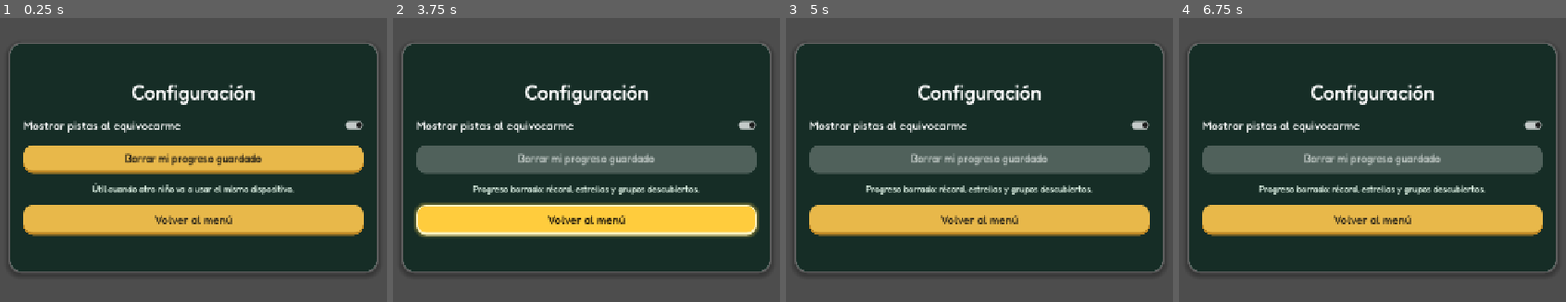
Above: before the commit, frames 1-4 (left to right).
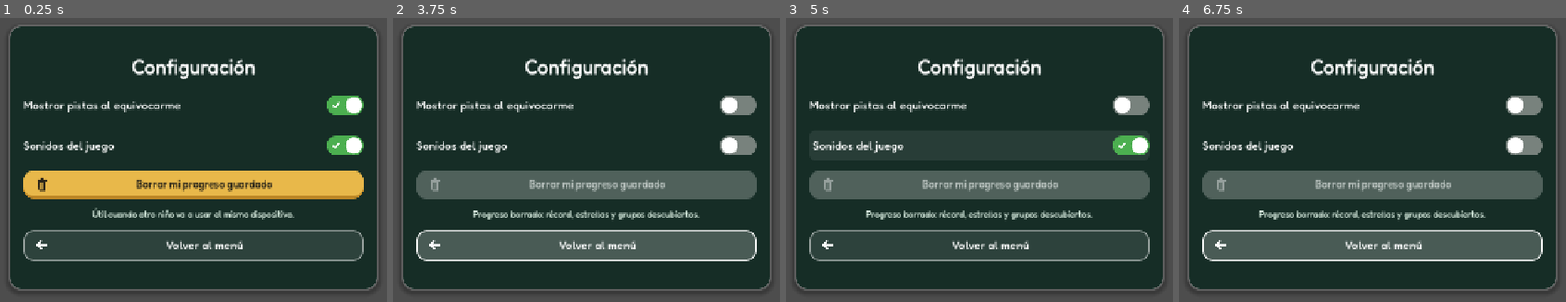
Above: after the commit, the same moments.

Repository: Rcongo01/produccion-videojuegos-2026-2
Game: Godot game, scene res://src/scenes/config/config_panel.tscn
The game is run twice, just before and just after one commit, with the same random seed, the same clock (stepped at 60 frames per second) and the same inputs. This scene is started directly instead of the project's main scene.
Inputs (mouse positions are in pixels of both pictures, inside the frame that each line leads up to):
- Up to frame 1 (0.25 s): no input
- Up to frame 2 (3.75 s): click "Mostrar pistas al equivocarme" (after the commit: "Sonidos del juego") at 0.5 s; click "Mostrar pistas al equivocarme" at 1.25 s; click "Borrar mi progreso guardado" at 2 s; click "¿Seguro? Toca otra vez para b…" at 2.75 s; click "Volver al menú" at 3.5 s
- Up to frame 3 (5 s): tap Enter at 4.25 s; move the mouse to (1142, 137) at 4.27 s; hold D (move_right) from 4.28 s (still down); click (1142, 137) at 4.35 s
- Up to frame 4 (6.75 s): tap Space at 5, 6.5 s; move the mouse to (1225, 179) at 5.02 s; release D (move_right) at 5.03 s; hold A (move_left) 5.03-5.78 s; click (1225, 179) at 5.1 s; tap Enter at 5.75 s; move the mouse to (1446, 66) at 5.77 s; hold D (move_right) from 5.78 s (still down); click (1446, 66) at 5.85 s; move the mouse to (1333, 242) at 6.52 s; click (1333, 242) at 6.6 s

The runs differ from the first frame. In frame 1, 44% of the frame differs, in the area x 2-98%, y 2-96%; in frame 2, 50%; in frame 3, 42%; in frame 4, 49%.

Commit message:
feat: ux refinement

Diff:
--- a/src/scenes/album/album_panel.tscn
+++ b/src/scenes/album/album_panel.tscn
@@ -2,8 +2,11 @@
 
 [ext_resource type="Script" path="res://src/scenes/album/album_panel.gd" id="1_album"]
 [ext_resource type="PackedScene" path="res://src/components/navigation/button_nav.tscn" id="2_nav"]
+[ext_resource type="Theme" path="res://src/assets/ui/ui_theme.tres" id="th_ui"]
+[ext_resource type="Texture2D" path="res://src/assets/ui/icons/back.png" id="ic_back"]
 
 [node name="AlbumPanel" type="Control"]
+theme = ExtResource("th_ui")
 layout_mode = 3
 anchors_preset = 15
 anchor_right = 1.0
@@ -50,6 +53,8 @@
 columns = 3
 
 [node name="BtnBack" parent="VBox" instance=ExtResource("2_nav")]
+theme_type_variation = &"SecondaryButton"
+icon = ExtResource("ic_back")
 custom_minimum_size = Vector2(260, 52)
 layout_mode = 2
 size_flags_horizontal = 4
--- a/src/scenes/config/config_panel.gd
+++ b/src/scenes/config/config_panel.gd
@@ -1,9 +1,11 @@
 # res://src/scenes/config/config_panel.gd
 # Lab 4: la preferencia de pistas vive en GlobalManager (vía EventBus).
 # Lab 7: la preferencia se guarda en disco y se puede borrar el progreso (doble toque para confirmar).
+# Lab 8: opción para activar o desactivar los sonidos; el ícono de papelera refuerza "eliminar".
 extends Control
 
 @onready var chk_pistas: CheckButton = $Card/VBox/ChkPistas
+@onready var chk_sonido: CheckButton = $Card/VBox/ChkSonido
 @onready var btn_reset: Button = $Card/VBox/BtnReset
 @onready var lbl_reset: Label = $Card/VBox/LblReset
 
@@ -12,8 +14,13 @@
 
 func _ready() -> void:
 	chk_pistas.button_pressed = GlobalManager.settings["show_hints"]
+	chk_sonido.button_pressed = GlobalManager.settings["sound_enabled"]
 	chk_pistas.toggled.connect(func(activo: bool) -> void:
 		EventBus.hints_toggled.emit(activo)
+	)
+	chk_sonido.toggled.connect(func(activo: bool) -> void:
+		EventBus.sound_toggled.emit(activo)
+		EventBus.sound_requested.emit("click")
 	)
 	btn_reset.pressed.connect(_on_reset_pressed)
 
--- a/src/scenes/config/config_panel.tscn
+++ b/src/scenes/config/config_panel.tscn
@@ -1,9 +1,15 @@
-[gd_scene load_steps=3 format=3]
+[gd_scene load_steps=5 format=3]
 
+[ext_resource type="Texture2D" path="res://src/assets/ui/icons/toggle_on.png" id="ic_ton"]
+[ext_resource type="Texture2D" path="res://src/assets/ui/icons/toggle_off.png" id="ic_toff"]
 [ext_resource type="Script" path="res://src/scenes/config/config_panel.gd" id="1_cfg"]
 [ext_resource type="PackedScene" path="res://src/components/navigation/button_nav.tscn" id="2_nav"]
+[ext_resource type="Theme" path="res://src/assets/ui/ui_theme.tres" id="th_ui"]
+[ext_resource type="Texture2D" path="res://src/assets/ui/icons/trash.png" id="ic_trash"]
+[ext_resource type="Texture2D" path="res://src/assets/ui/icons/back.png" id="ic_back"]
 
 [node name="ConfigPanel" type="Control"]
+theme = ExtResource("th_ui")
 layout_mode = 3
 anchors_preset = 15
 anchor_right = 1.0
@@ -21,9 +27,9 @@
 anchor_right = 0.5
 anchor_bottom = 0.5
 offset_left = -320.0
-offset_top = -200.0
+offset_top = -230.0
 offset_right = 320.0
-offset_bottom = 200.0
+offset_bottom = 230.0
 grow_horizontal = 2
 grow_vertical = 2
 
@@ -39,12 +45,23 @@
 horizontal_alignment = 1
 
 [node name="ChkPistas" type="CheckButton" parent="Card/VBox"]
+theme_override_icons/checked = ExtResource("ic_ton")
+theme_override_icons/unchecked = ExtResource("ic_toff")
 layout_mode = 2
 theme_override_font_sizes/font_size = 20
 button_pressed = true
 text = "Mostrar pistas al equivocarme"
 
+[node name="ChkSonido" type="CheckButton" parent="Card/VBox"]
+theme_override_icons/checked = ExtResource("ic_ton")
+theme_override_icons/unchecked = ExtResource("ic_toff")
+layout_mode = 2
+theme_override_font_sizes/font_size = 20
+button_pressed = true
+text = "Sonidos del juego"
+
 [node name="BtnReset" type="Button" parent="Card/VBox"]
+icon = ExtResource("ic_trash")
 custom_minimum_size = Vector2(0, 48)
 layout_mode = 2
 theme_override_font_sizes/font_size = 18
@@ -59,6 +76,8 @@
 autowrap_mode = 3
 
 [node name="BtnBack" parent="Card/VBox" instance=ExtResource("2_nav")]
+theme_type_variation = &"SecondaryButton"
+icon = ExtResource("ic_back")
 custom_minimum_size = Vector2(0, 52)
 layout_mode = 2
 text = "Volver al menú"
--- a/src/scenes/credits/credits_panel.tscn
+++ b/src/scenes/credits/credits_panel.tscn
@@ -1,8 +1,11 @@
 [gd_scene load_steps=2 format=3]
 
 [ext_resource type="PackedScene" path="res://src/components/navigation/button_nav.tscn" id="2_nav"]
+[ext_resource type="Theme" path="res://src/assets/ui/ui_theme.tres" id="th_ui"]
+[ext_resource type="Texture2D" path="res://src/assets/ui/icons/back.png" id="ic_back"]
 
 [node name="CreditsPanel" type="Control"]
+theme = ExtResource("th_ui")
 layout_mode = 3
 anchors_preset = 15
 anchor_right = 1.0
@@ -38,11 +41,14 @@
 
 Contenido: Guías Alimentarias Basadas en Alimentos para la población colombiana mayor de 2 años (ICBF - FAO) y su Plato saludable de la Familia Colombiana.
 
-Íconos: Noto Color Emoji (SIL OFL 1.1) · Tipografía: Fredoka (SIL OFL 1.1)"
+Alimentos: Noto Color Emoji (SIL OFL 1.1) · Tipografía: Fredoka (SIL OFL 1.1)
+Íconos de interfaz, mascota Nutri, fondos y sonidos: creados para este proyecto"
 horizontal_alignment = 1
 autowrap_mode = 3
 
 [node name="BtnBack" parent="Card/VBox" instance=ExtResource("2_nav")]
+theme_type_variation = &"SecondaryButton"
+icon = ExtResource("ic_back")
 custom_minimum_size = Vector2(0, 52)
 layout_mode = 2
 text = "Volver al menú"
--- a/src/scenes/gamification/catch_food/bonus_game.tscn
+++ b/src/scenes/gamification/catch_food/bonus_game.tscn
@@ -10,6 +10,9 @@
 [ext_resource type="PackedScene" path="res://src/components/navigation/button_nav.tscn" id="8_nav"]
 [ext_resource type="Texture2D" path="res://src/scenes/gamification/catch_food/assets/arrow_left.png" id="9_left"]
 [ext_resource type="Texture2D" path="res://src/scenes/gamification/catch_food/assets/arrow_right.png" id="10_right"]
+[ext_resource type="Theme" path="res://src/assets/ui/ui_theme.tres" id="th_ui"]
+[ext_resource type="Texture2D" path="res://src/assets/ui/icons/back.png" id="ic_back"]
+[ext_resource type="Texture2D" path="res://src/assets/ui/icons/check.png" id="ic_check"]
 
 [sub_resource type="RectangleShape2D" id="Rect_player"]
 size = Vector2(96, 56)
@@ -140,6 +143,7 @@
 [node name="CanvasLayer" type="CanvasLayer" parent="."]
 
 [node name="Objective" type="Label" parent="CanvasLayer"]
+theme = ExtResource("th_ui")
 anchors_preset = 5
 anchor_left = 0.5
 anchor_right = 0.5
@@ -153,6 +157,9 @@
 horizontal_alignment = 1
 
 [node name="BtnBack" parent="CanvasLayer" instance=ExtResource("8_nav")]
+theme_type_variation = &"SecondaryButton"
+icon = ExtResource("ic_back")
+theme = ExtResource("th_ui")
 offset_left = 16.0
 offset_top = 16.0
 offset_right = 136.0
@@ -162,6 +169,7 @@
 discard_previous = true
 
 [node name="TouchLeft" type="Button" parent="CanvasLayer"]
+theme = ExtResource("th_ui")
 anchors_preset = 2
 anchor_top = 1.0
 anchor_bottom = 1.0
@@ -176,6 +184,7 @@
 expand_icon = true
 
 [node name="TouchRight" type="Button" parent="CanvasLayer"]
+theme = ExtResource("th_ui")
 anchors_preset = 3
 anchor_left = 1.0
 anchor_top = 1.0
@@ -193,6 +202,7 @@
 expand_icon = true
 
 [node name="ResultPanel" type="PanelContainer" parent="CanvasLayer"]
+theme = ExtResource("th_ui")
 visible = false
 anchors_preset = 8
 anchor_left = 0.5
@@ -220,6 +230,7 @@
 autowrap_mode = 3
 
 [node name="BtnContinue" parent="CanvasLayer/ResultPanel/VBox" instance=ExtResource("8_nav")]
+icon = ExtResource("ic_check")
 layout_mode = 2
 text = "Continuar"
 target_scene = "res://src/scenes/plate_process/bonus_event.tscn"
--- a/src/scenes/plate_process/bonus_event.tscn
+++ b/src/scenes/plate_process/bonus_event.tscn
@@ -3,8 +3,12 @@
 [ext_resource type="Script" path="res://src/scenes/plate_process/bonus_event.gd" id="1_ev"]
 [ext_resource type="PackedScene" path="res://src/components/navigation/button_nav.tscn" id="2_nav"]
 [ext_resource type="Texture2D" path="res://src/scenes/gamification/catch_food/assets/estrella.png" id="3_star"]
+[ext_resource type="Theme" path="res://src/assets/ui/ui_theme.tres" id="th_ui"]
+[ext_resource type="Texture2D" path="res://src/assets/ui/icons/play.png" id="ic_play"]
+[ext_resource type="Texture2D" path="res://src/assets/ui/icons/back.png" id="ic_back"]
 
 [node name="BonusEvent" type="Control"]
+theme = ExtResource("th_ui")
 layout_mode = 3
 anchors_preset = 15
 anchor_right = 1.0
@@ -61,12 +65,15 @@
 horizontal_alignment = 1
 
 [node name="BtnPlay" parent="Card/VBox" instance=ExtResource("2_nav")]
+icon = ExtResource("ic_play")
 custom_minimum_size = Vector2(0, 56)
 layout_mode = 2
 text = "Jugar ahora"
 target_scene = "res://src/scenes/gamification/catch_food/bonus_game.tscn"
 
 [node name="BtnBack" parent="Card/VBox" instance=ExtResource("2_nav")]
+theme_type_variation = &"SecondaryButton"
+icon = ExtResource("ic_back")
 layout_mode = 2
 text = "Volver al menú"
 target_scene = "res://src/scenes/main/menu_panel.tscn"
--- a/src/scenes/plate_process/plate_summary.gd
+++ b/src/scenes/plate_process/plate_summary.gd
@@ -1,14 +1,20 @@
 # res://src/scenes/plate_process/plate_summary.gd
 # Lab 5: resumen del plato (equivalente a la factura de la guía).
 # Lee el estado del GlobalManager, consulta la mejor estrella válida y la consume solo al confirmar.
+# Lab 8: al confirmar se muestra PlateSuccessPopup (feedback claro del resultado de la acción).
 extends Control
 
 @onready var lbl_subtotal: Label = $Card/VBoxContainer/LblSubtotal
 @onready var lbl_bonus: Label = $Card/VBoxContainer/LblBonus
 @onready var lbl_total: Label = $Card/VBoxContainer/LblTotal
 @onready var btn_confirm: Button = $Card/VBoxContainer/BtnConfirm
+@onready var pop_up_confirm: Panel = $PlateSuccessPopup
+@onready var popup_card: PanelContainer = $PlateSuccessPopup/Center/Card
+@onready var popup_total: Label = $PlateSuccessPopup/Center/Card/VBox/LblTotal
+@onready var popup_message: Label = $PlateSuccessPopup/Center/Card/VBox/LblMessage
 
 var applied_bonus: Dictionary = {}
+var final_total: int = 0
 
 
 func _ready() -> void:
@@ -19,10 +25,25 @@
 func _on_confirm() -> void:
 	if not applied_bonus.is_empty():
 		GlobalManager.remove_bonus(applied_bonus)
-	lbl_bonus.text = "¡Plato confirmado! " + GlobalManager.GABA_MESSAGES[0]
+	lbl_bonus.text = "¡Plato confirmado!"
 	btn_confirm.disabled = true
 	# El siguiente plato empieza desde cero
 	EventBus.round_restart_requested.emit()
+	_show_success_popup()
+
+
+func _show_success_popup() -> void:
+	popup_total.text = "Total: %d puntos" % final_total
+	popup_message.text = "Tu plato saludable está listo. ¡Buen provecho!\n\n«%s»" % GlobalManager.GABA_MESSAGES[0]
+	pop_up_confirm.show()
+	EventBus.sound_requested.emit("win")
+	pop_up_confirm.modulate.a = 0.0
+	await get_tree().process_frame
+	popup_card.pivot_offset = popup_card.size / 2.0
+	popup_card.scale = Vector2(0.7, 0.7)
+	var tween := create_tween().set_parallel(true)
+	tween.tween_property(pop_up_confirm, "modulate:a", 1.0, 0.2)
+	tween.tween_property(popup_card, "scale", Vector2.ONE, 0.3).set_trans(Tween.TRANS_BACK).set_ease(Tween.EASE_OUT)
 
 
 func _update_summary() -> void:
@@ -48,6 +69,6 @@
 		lbl_bonus.text = "Tienes estrellas, pero tu plato aún no alcanza el puntaje mínimo."
 	else:
 		lbl_bonus.text = "Estrella aplicada: ninguna"
-	var final_total: int = max(subtotal + bonus_value, 0)
+	final_total = max(subtotal + bonus_value, 0)
 	lbl_total.text = "TOTAL: %d puntos" % final_total
 	btn_confirm.disabled = GlobalManager.selection["correct"] == 0
--- a/src/scenes/plate_process/plate_summary.tscn
+++ b/src/scenes/plate_process/plate_summary.tscn
@@ -2,8 +2,13 @@
 
 [ext_resource type="Script" path="res://src/scenes/plate_process/plate_summary.gd" id="1_sum"]
 [ext_resource type="PackedScene" path="res://src/components/navigation/button_nav.tscn" id="2_nav"]
+[ext_resource type="Theme" path="res://src/assets/ui/ui_theme.tres" id="th_ui"]
+[ext_resource type="Texture2D" path="res://src/assets/ui/icons/check.png" id="ic_check"]
+[ext_resource type="Texture2D" path="res://src/assets/ui/icons/play.png" id="ic_play"]
+[ext_resource type="Texture2D" path="res://src/assets/ui/success_check.png" id="tx_success"]
 
 [node name="PlateSummary" type="Control"]
+theme = ExtResource("th_ui")
 layout_mode = 3
 anchors_preset = 15
 anchor_right = 1.0
@@ -55,13 +60,81 @@
 horizontal_alignment = 1
 
 [node name="BtnConfirm" type="Button" parent="Card/VBoxContainer"]
+icon = ExtResource("ic_check")
 custom_minimum_size = Vector2(0, 56)
 layout_mode = 2
 theme_override_font_sizes/font_size = 22
 text = "Confirmar plato"
 
 [node name="BtnBack" parent="Card/VBoxContainer" instance=ExtResource("2_nav")]
+theme_type_variation = &"SecondaryButton"
+icon = ExtResource("ic_play")
 layout_mode = 2
 text = "Jugar otro plato"
 target_scene = "res://src/scenes/plate_process/plate_game/plate_game_main.tscn"
 discard_previous = true
+
+[node name="PlateSuccessPopup" type="Panel" parent="."]
+visible = false
+layout_mode = 1
+anchors_preset = 15
+anchor_right = 1.0
+anchor_bottom = 1.0
+grow_horizontal = 2
+grow_vertical = 2
+theme_type_variation = &"PopupOverlay"
+
+[node name="Center" type="CenterContainer" parent="PlateSuccessPopup"]
+layout_mode = 1
+anchors_preset = 15
+anchor_right = 1.0
+anchor_bottom = 1.0
+grow_horizontal = 2
+grow_vertical = 2
+
+[node name="Card" type="PanelContainer" parent="PlateSuccessPopup/Center"]
+custom_minimum_size = Vector2(520, 0)
+layout_mode = 2
+theme_type_variation = &"PopupCard"
+
+[node name="VBox" type="VBoxContainer" parent="PlateSuccessPopup/Center/Card"]
+layout_mode = 2
+theme_override_constants/separation = 14
+
+[node name="Icon" type="TextureRect" parent="PlateSuccessPopup/Center/Card/VBox"]
+custom_minimum_size = Vector2(0, 120)
+layout_mode = 2
+texture = ExtResource("tx_success")
+expand_mode = 1
+stretch_mode = 5
+
+[node name="LblTitle" type="Label" parent="PlateSuccessPopup/Center/Card/VBox"]
+layout_mode = 2
+theme_type_variation = &"PopupTitle"
+text = "¡Plato servido!"
+horizontal_alignment = 1
+
+[node name="LblMessage" type="Label" parent="PlateSuccessPopup/Center/Card/VBox"]
+custom_minimum_size = Vector2(440, 0)
+layout_mode = 2
+theme_type_variation = &"PopupText"
+text = "Tu plato saludable está listo. ¡Buen provecho!"
+horizontal_alignment = 1
+autowrap_mode = 3
+
+[node name="LblTotal" type="Label" parent="PlateSuccessPopup/Center/Card/VBox"]
+layout_mode = 2
+theme_type_variation = &"PopupText"
+theme_override_colors/font_color = Color(0.74, 0.5, 0.08, 1)
+theme_override_font_sizes/font_size = 26
+text = "0 puntos"
+horizontal_alignment = 1
+
+[node name="BtnContinue" parent="PlateSuccessPopup/Center/Card/VBox" instance=ExtResource("2_nav")]
+custom_minimum_size = Vector2(0, 58)
+layout_mode = 2
+theme_override_font_sizes/font_size = 24
+text = "Continuar"
+icon = ExtResource("ic_check")
+target_scene = "res://src/scenes/main/menu_panel.tscn"
+discard_previous = true
Binary file added: src/assets/ui/success_check.png
Not shown, added: src/assets/ui/success_check.png.import
